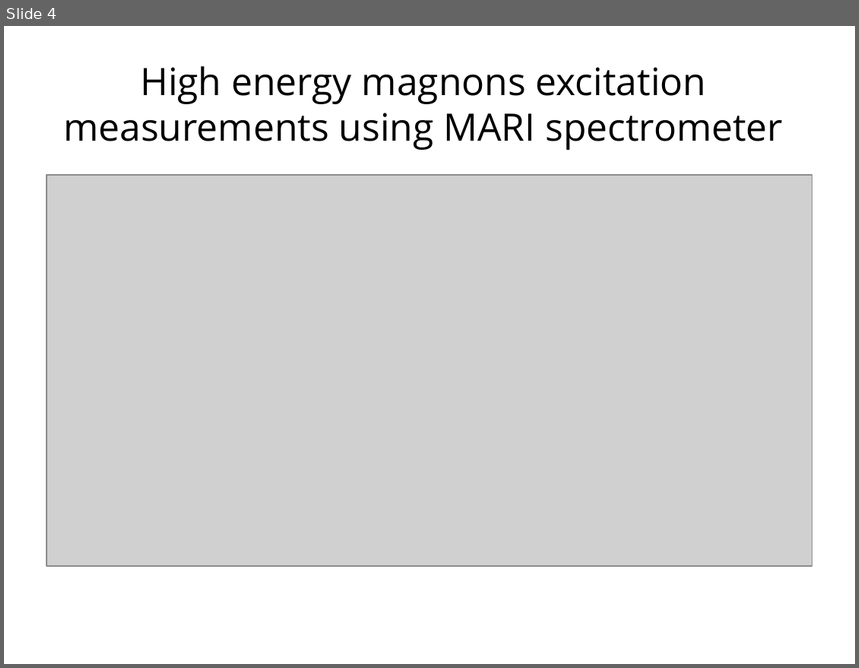
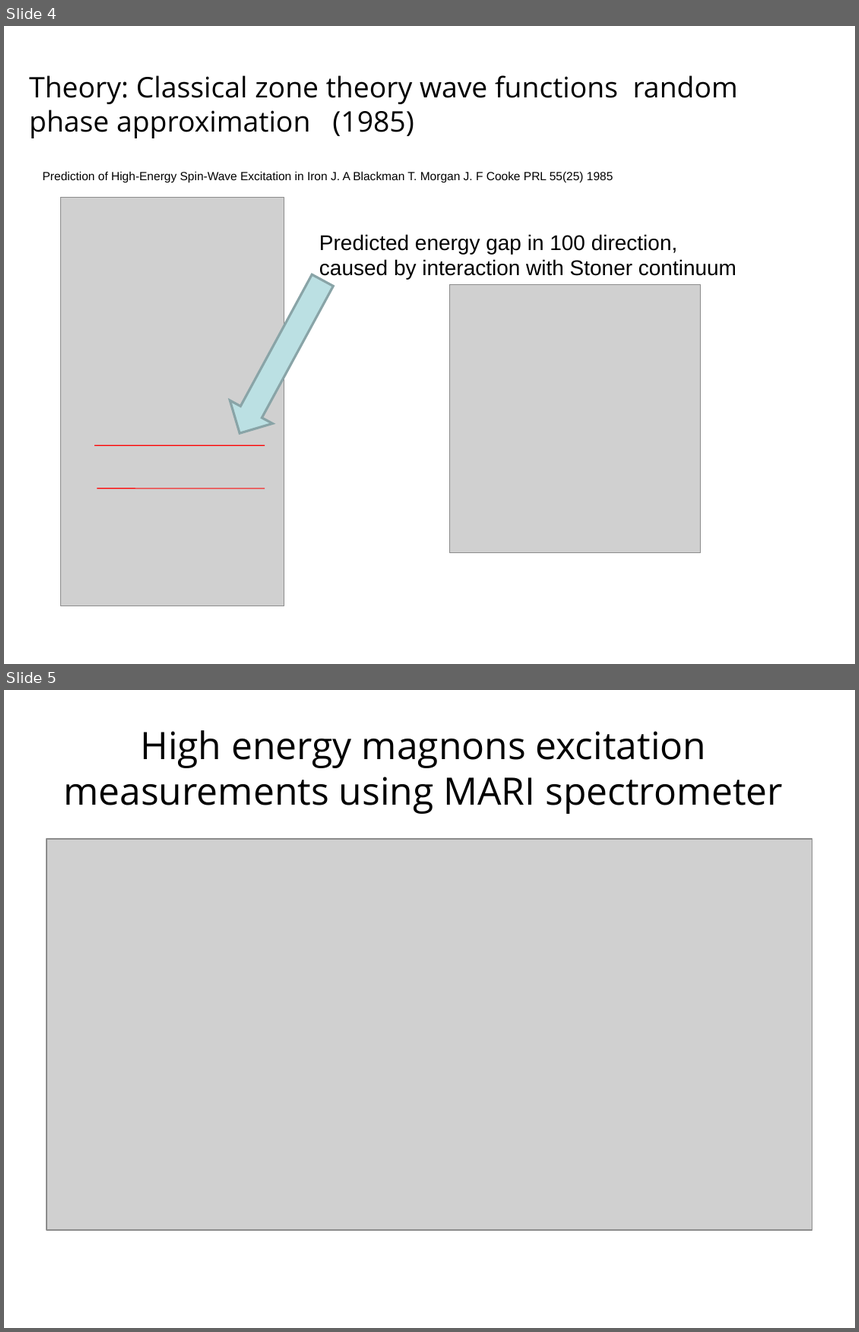
Before and after one commit to abuts/Fe, a slide deck: June2017/Icns2017/ICNS2017.ppt. Shown one above the other, each under a label of ours: slide 4 before the commit, slides 4 and 5 after it. The pictures are 859x668 and 859x1332 pixels, drawn with LibreOffice and Linux fonts; fonts in the diff are those of the drawing; grey boxes stand for pictures; background and template pictures are left out. Boxes give left, top, right and bottom in pixels: in the first picture for what was removed or moved away, otherwise in the second. Text is boxed around its words. In the diff, an @@ line names an element or a change of style, - is before the commit and + after.

```diff
--- a/June2017/Icns2017/ICNS2017.ppt
+++ b/June2017/Icns2017/ICNS2017.ppt
@@ slide 4 added at (4, 26, 855, 664), background #FFFFFF @@
@@ title added at (29, 75, 738, 138), 24 pt, text #000000 @@
+Theory: Classical zone theory wave functions random phase approximation (1985)
@@ text added at (43, 171, 614, 183), 10 pt, text #000000 @@
+Prediction of High-Energy Spin-Wave Excitation in Iron J. A Blackman T. Morgan J. F Cooke PRL 55(25) 1985
@@ picture added at (61, 198, 284, 607) @@
@@ text added at (319, 234, 737, 279), 18 pt, text #000000 @@
+Predicted energy gap in 100 direction,
+caused by interaction with Stoner continuum
@@ down arrow added at (218, 269, 344, 446), fill #BBE0E3, outline #89A4A7 2.01 pt @@
@@ picture added at (450, 284, 701, 553) @@
@@ line added from (94, 446) to (265, 446), #FF0000 0.74 pt @@
@@ line added from (97, 489) to (265, 489), #FF0000 0.74 pt @@
@@ what was slide 4 is now slide 5 @@
```
Also in this commit, not shown: 1 slide changed, 2 other slides added, 2 slides removed, 4 other files.
